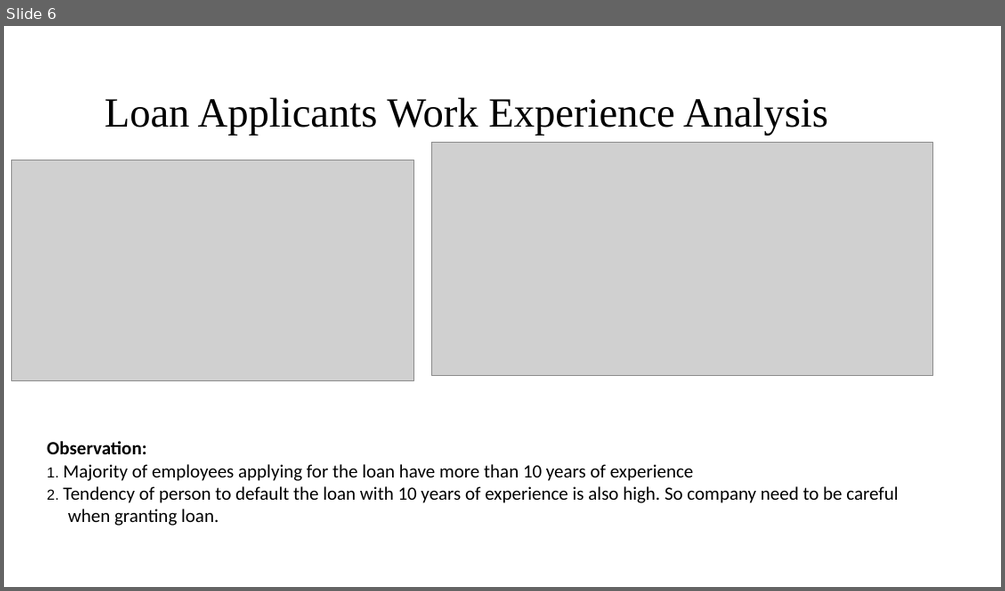
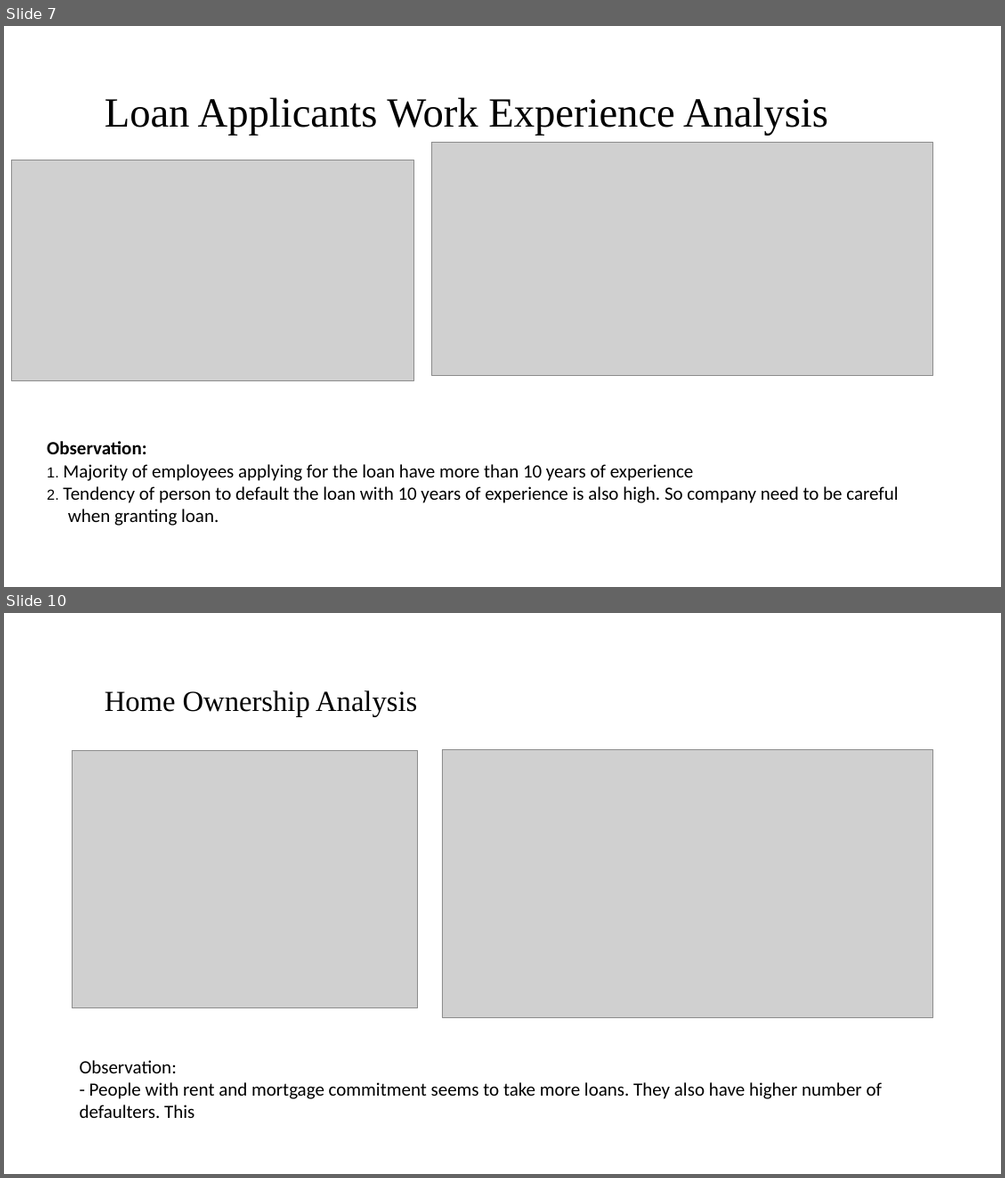
Before and after one commit to ArjunAshokKumar/Lending-Club-Case-Study, a slide deck: Niraj Kumar.pptx. Shown one above the other, each under a label of ours: slide 6 before the commit, slides 7 and 10 after it; the slides between them are not shown. The pictures are 1005x591 and 1005x1178 pixels, drawn with LibreOffice and Linux fonts; fonts in the diff are those of the drawing; grey boxes stand for pictures; background and template pictures are left out. Boxes give left, top, right and bottom in pixels: in the first picture for what was removed or moved away, otherwise in the second. Text is boxed around its words. In the diff, an @@ line names an element or a change of style, - is before the commit and + after.

Commit message:
Income analysis and  PPT

```diff
--- a/Niraj Kumar.pptx
+++ b/Niraj Kumar.pptx
@@ slide 10 added at (4,613,1001,1174), background #FFFFFF @@
@@ title added at (105,690,417,716), 28 pt, text #000000 @@
+Home Ownership Analysis
@@ picture added at (72,751,418,1008) @@
@@ picture added at (442,750,933,1018) @@
@@ text added at (80,1060,882,1118), 18 pt, text #000000 @@
+Observation:
+- People with rent and mortgage commitment seems to take more loans. They also have higher number of defaulters. This
@@ what was slide 6 is now slide 7 @@
```
Also in this commit, not shown: 7 other slides added, 5 slides removed, 1 other file.
